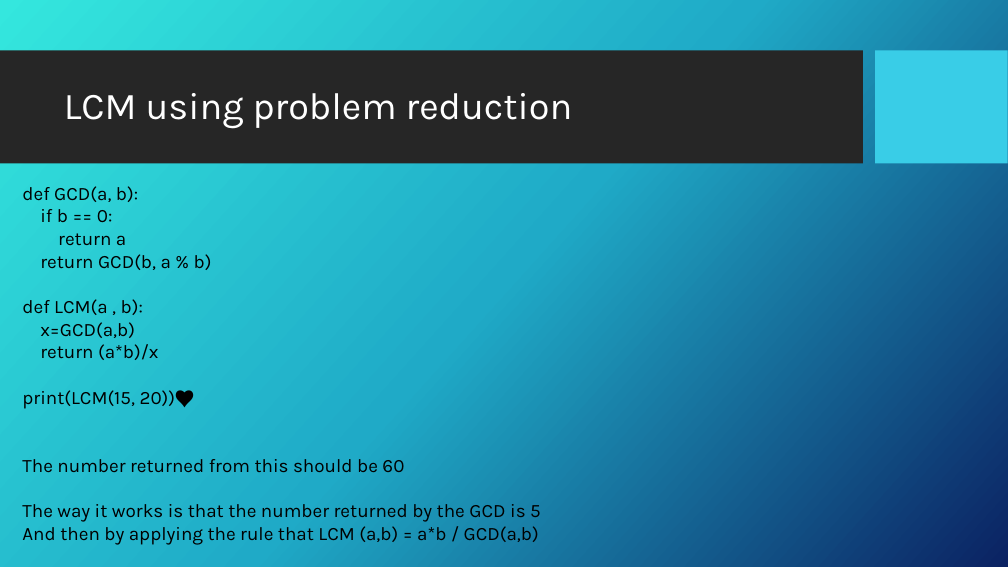
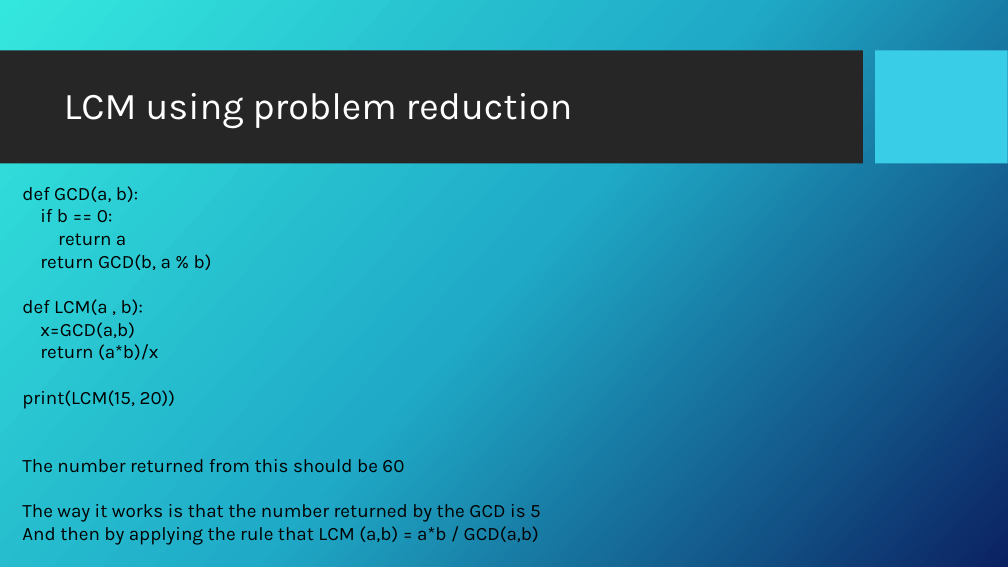
Before and after one commit to OmarHany02/Algorithm-project, a slide deck: slide 8 of LCM using Problem Reduction/Least Common Multiple(LCM).pptx (slide 6 before the commit). Drawn at 1008x567 pixels with LibreOffice and Linux fonts; fonts in the diff are those of the drawing; background and template pictures are left out. Boxes give left, top, right and bottom in pixels: in the first picture for what was removed or moved away, otherwise in the second. Text is boxed around its words. In the diff, an @@ line names an element or a change of style, - is before the commit and + after.

```diff
--- a/LCM using Problem Reduction/Least Common Multiple(LCM).pptx
+++ b/LCM using Problem Reduction/Least Common Multiple(LCM).pptx
@@ text at [22,390,176,409]: text changed @@
-print(LCM(15, 20))♥
+print(LCM(15, 20))
```
Also in this commit, not shown: 3 slides added, 1 slide removed, 1 other file.
